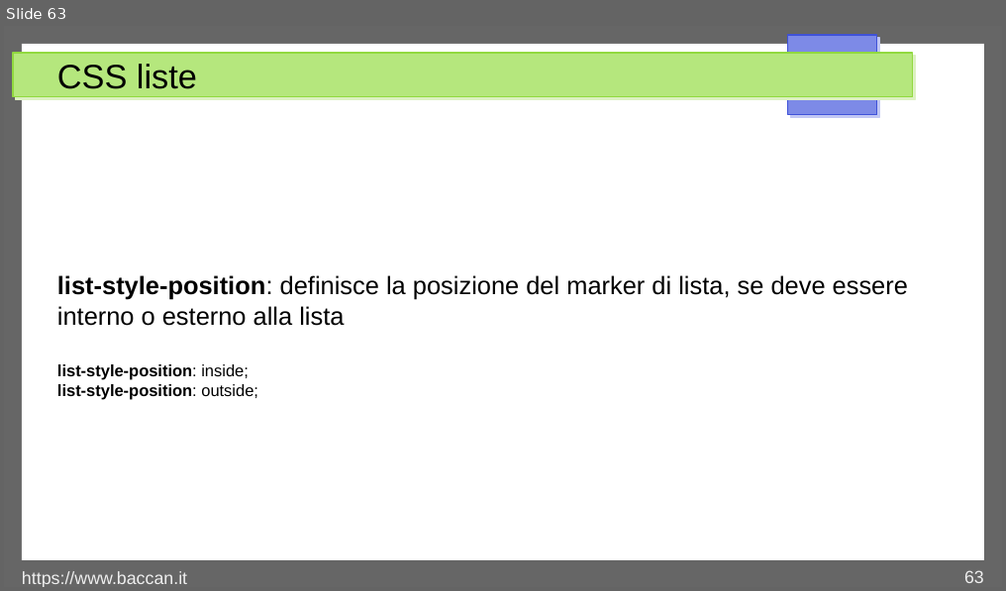
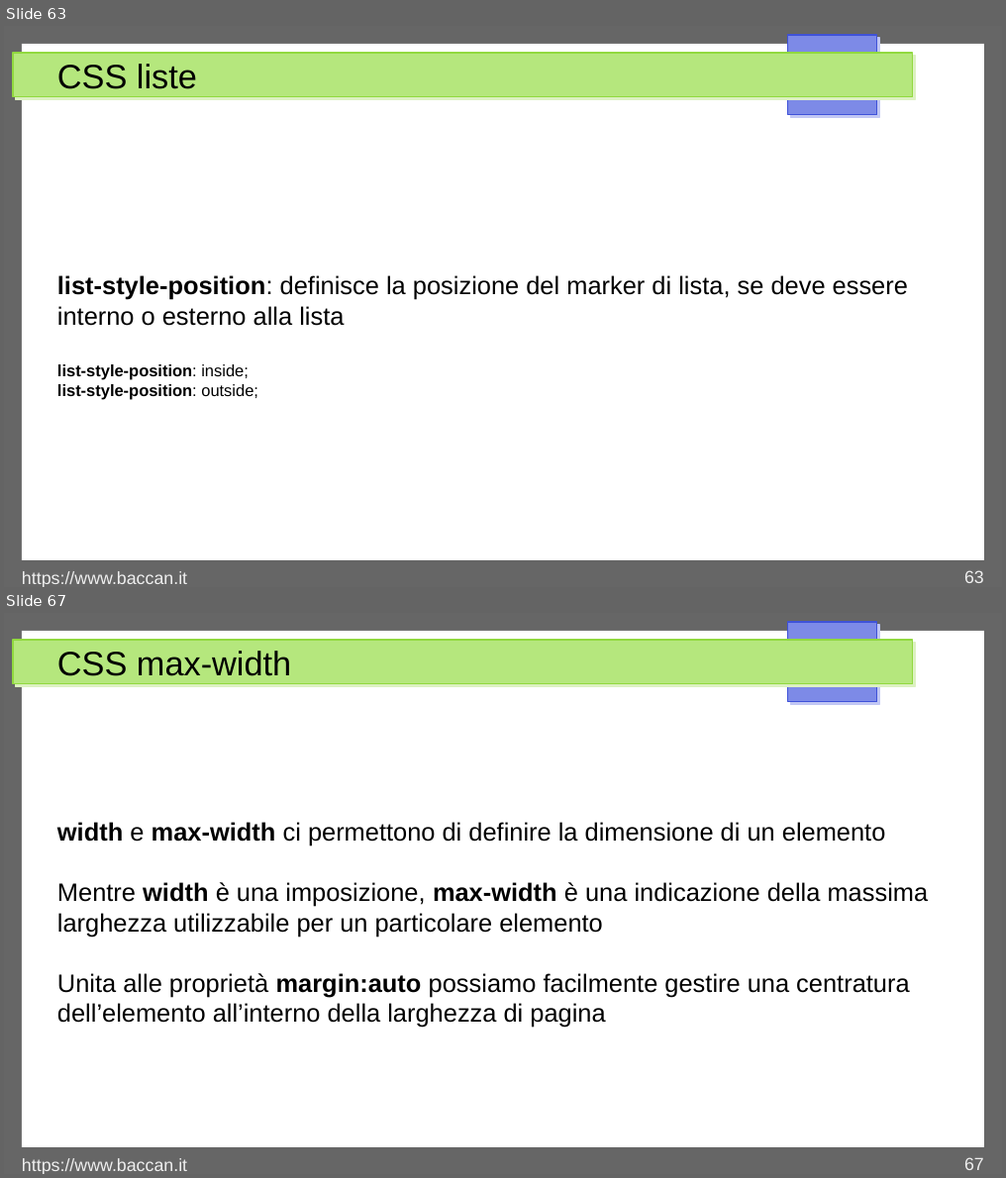
Before and after one commit to matteobaccan/CorsoCSS, a slide deck: Chapter_css.odp. Shown one above the other, each under a label of ours: slide 63 before the commit, slides 63 and 67 after it; the slides between them are not shown. The pictures are 1006x591 and 1006x1178 pixels, drawn with LibreOffice and Linux fonts; fonts in the diff are those of the drawing. Boxes give left, top, right and bottom in pixels: in the first picture for what was removed or moved away, otherwise in the second. Text is boxed around its words. In the diff, an @@ line names an element or a change of style, - is before the commit and + after.

```diff
--- a/Chapter_css.odp
+++ b/Chapter_css.odp
@@ slide 67 added at (x1=4, y1=613, x2=1002, y2=1174), background #FFFFFF; not listed: 4 template elements that a slide beside it also shows @@
@@ title added at (x1=57, y1=651, x2=291, y2=676), 27 pt, text #000000 @@
+CSS max-width
@@ text added at (x1=57, y1=822, x2=929, y2=1028), 20 pt, text #000000 @@
+width e max-width ci permettono di definire la dimensione di un elemento
+Mentre width è una imposizione, max-width è una indicazione della massima larghezza utilizzabile per un particolare elemento
+Unita alle proprietà margin:auto possiamo facilmente gestire una centratura dell’elemento all’interno della larghezza di pagina
@@ text added at (x1=22, y1=1158, x2=187, y2=1174), 14 pt, text #EEEEEE @@
+https://www.baccan.it
@@ page number added at (x1=964, y1=1157, x2=984, y2=1170), 14 pt, text #EEEEEE @@
+67
```
Also in this commit, not shown: 1 slide changed, 9 other slides added, 4 other files.
